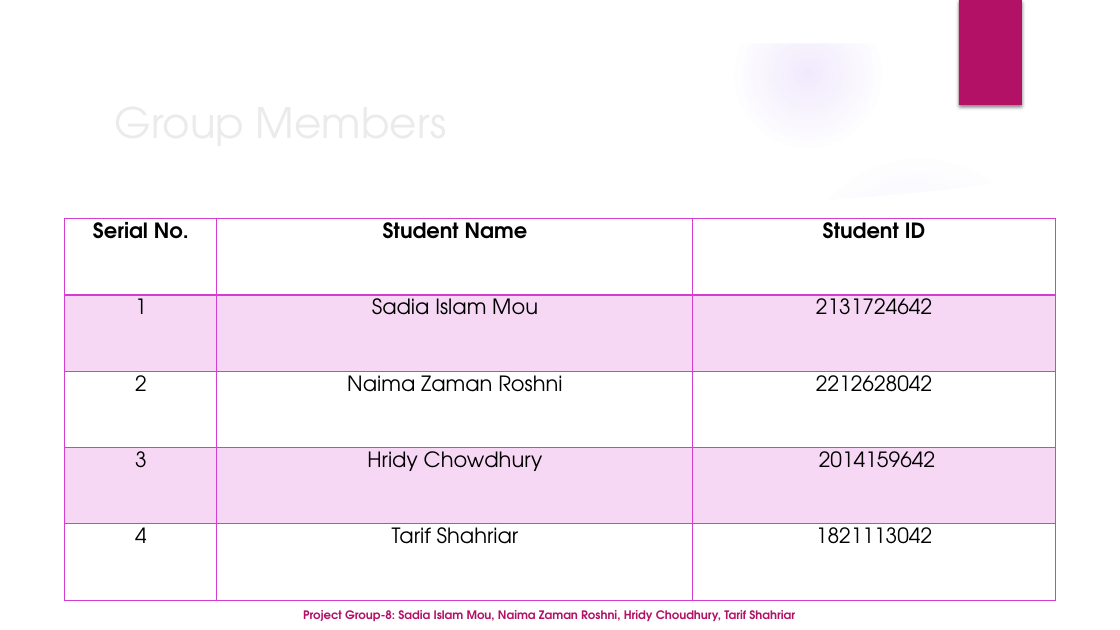
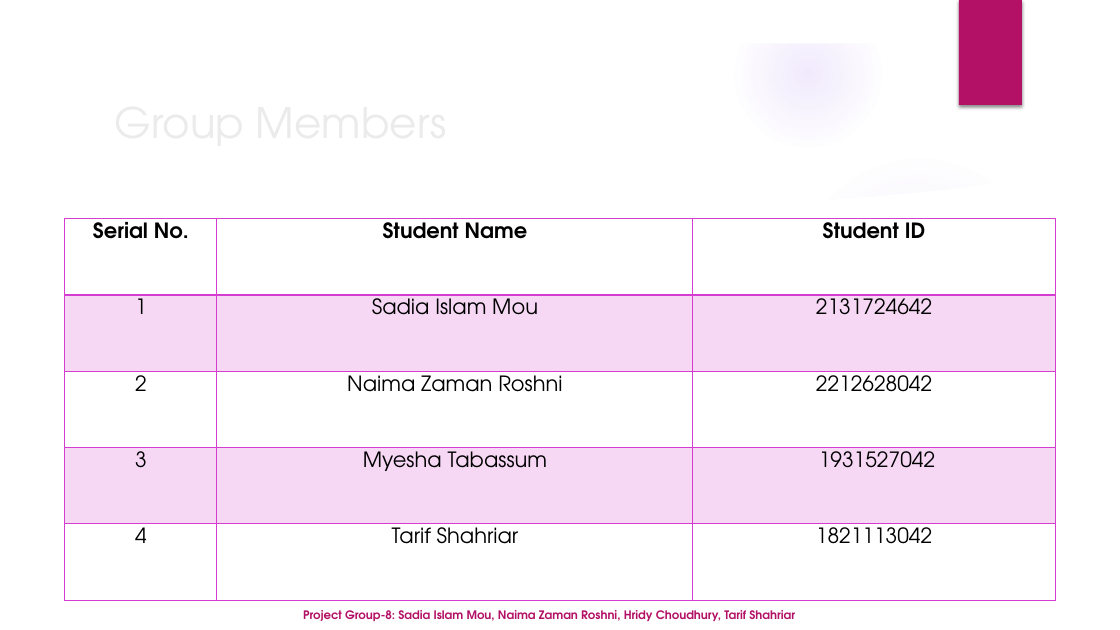
Before and after one commit to NaimaRoshni/Mystery_Solver, a slide deck: slide 2 of Final_Report/Mystery_Solver final presentation.pptx. Drawn at 1120x630 pixels with LibreOffice and Linux fonts; fonts in the diff are those of the drawing; background and template pictures are left out. Boxes give left, top, right and bottom in pixels: in the first picture for what was removed or moved away, otherwise in the second. Text is boxed around its words. In the diff, an @@ line names an element or a change of style, - is before the commit and + after.

```diff
--- a/Final_Report/Mystery_Solver final presentation.pptx
+++ b/Final_Report/Mystery_Solver final presentation.pptx
@@ table at box(65, 218, 1055, 600) @@
-row 4, column 2: Hridy Chowdhury
+row 4, column 2: Myesha Tabassum
-row 4, column 3: 2014159642
+row 4, column 3: 1931527042
```
Also in this commit, not shown: 1 other file.
